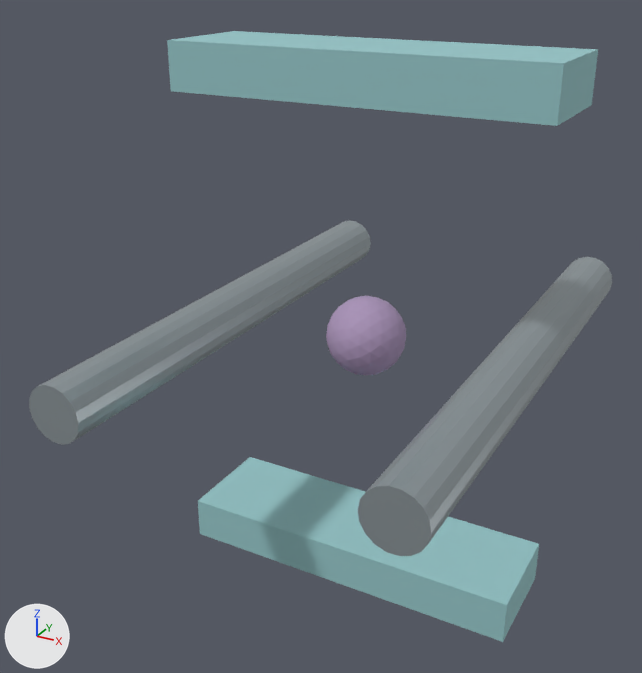
Two versions of the glTF model public/builder-assets/openlife/time_portal.glb, one commit apart.
One viewpoint serves both versions: a 50 mm lens placed at (1.94, -4.05, 3.46), pointed at (-0.21, -0.13, 1.5). Arrows for +X, +Y and +Z are at lower left; the lights stay in place. The picture after the commit comes second. Where no turn or scale is listed for an object, it has been applied to the vertices.

In view in the first picture: 'part_00', 'part_01', 'part_02', 'part_03', 'part_04'.
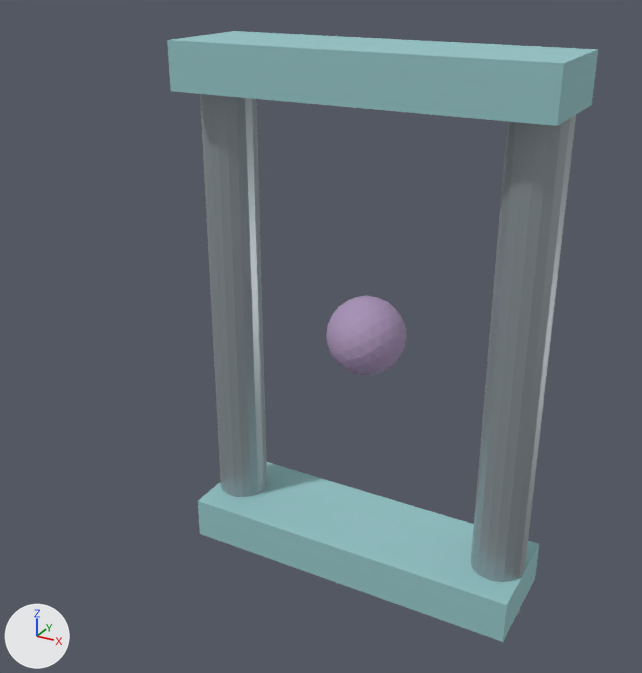
The edits, one by one:
Object 'part_00' (ob_part_00) moves from (0.0, 0.0, 0.0) to (0.0, 1.5, 1.5).
Object 'part_00' (ob_part_00) turns from (0, 0, 0) to (90, 0, 0) degrees about x, y and z.
Object 'part_01' (ob_part_01) moves from (0.0, 0.0, 0.0) to (0.0, 1.5, 1.5).
Object 'part_01' (ob_part_01) turns from (0, 0, 0) to (90, 0, 0) degrees about x, y and z.

Where the change shows, as pixel boxes [x1, y1, x2, y2] in the pictures (642 x 673 px):
'part_01', moved, turned: before [358, 257, 612, 556]; after [471, 115, 576, 616]
'part_00', moved, turned: before [29, 220, 371, 445]; after [200, 94, 267, 497]
